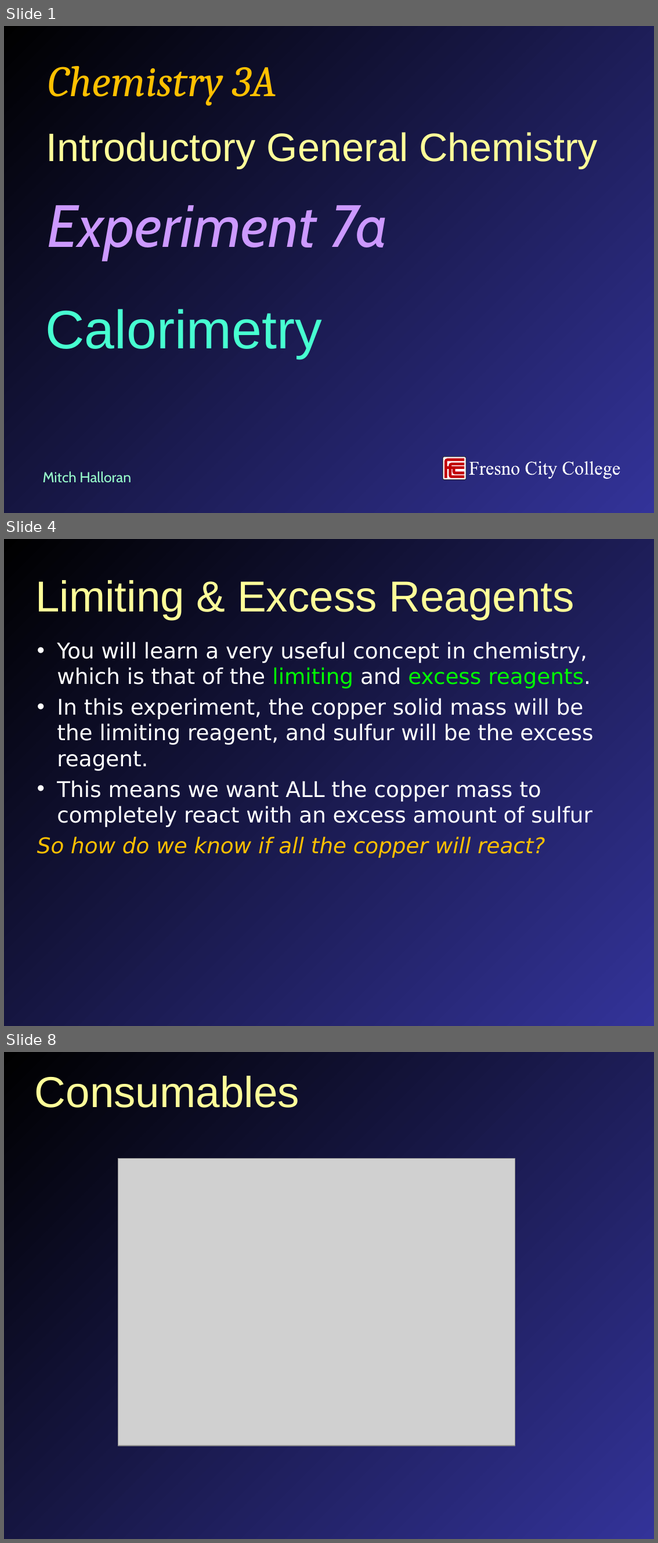
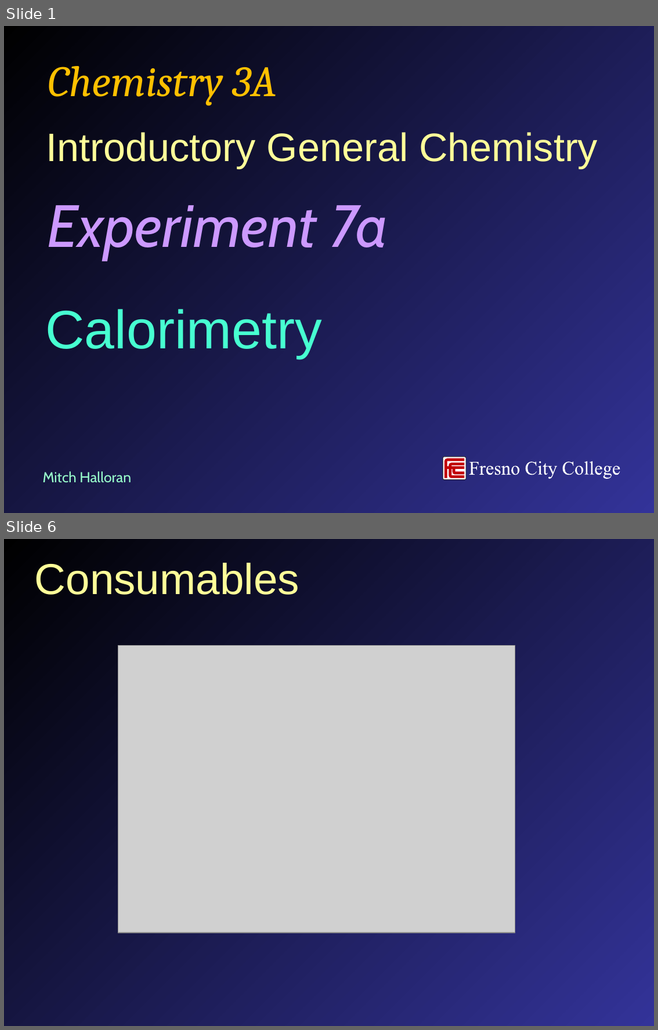
Before and after one commit to mavigozler/mavigozler.github.io, a slide deck: Teaching/Chemistry/Labs/FCC Chem 3A Expt 7a Calorimetry.pptx. Shown one above the other, each under a label of ours: slides 1, 4 and 8 before the commit, slides 1 and 6 after it; the slides between them are not shown. The pictures are 658x1543 and 658x1030 pixels, drawn with LibreOffice and Linux fonts; fonts in the diff are those of the drawing; grey boxes stand for pictures. Boxes give left, top, right and bottom in pixels: in the first picture for what was removed or moved away, otherwise in the second. Text is boxed around its words. In the diff, an @@ line names an element or a change of style, - is before the commit and + after.

```diff
--- a/Teaching/Chemistry/Labs/FCC Chem 3A Expt 7a Calorimetry.pptx
+++ b/Teaching/Chemistry/Labs/FCC Chem 3A Expt 7a Calorimetry.pptx
@@ slide 4 removed at [4, 539, 654, 1026], background gradient #000000 to #333399 @@
@@ title removed at [35, 580, 574, 620] @@
-Limiting & Excess Reagents
@@ text removed at [37, 642, 593, 857] @@
-• You will learn a very useful concept in chemistry, which is that of the limiting and excess reagents.
-• In this experiment, the copper solid mass will be the limiting reagent, and sulfur will be the excess reagent.
-• This means we want ALL the copper mass to completely react with an excess amount of sulfur
-So how do we know if all the copper will react?
@@ what was slide 8 is now slide 6 @@
```
Also in this commit, not shown: 5 slides changed, 9 slides added, 6 other slides removed, 21 other files.
